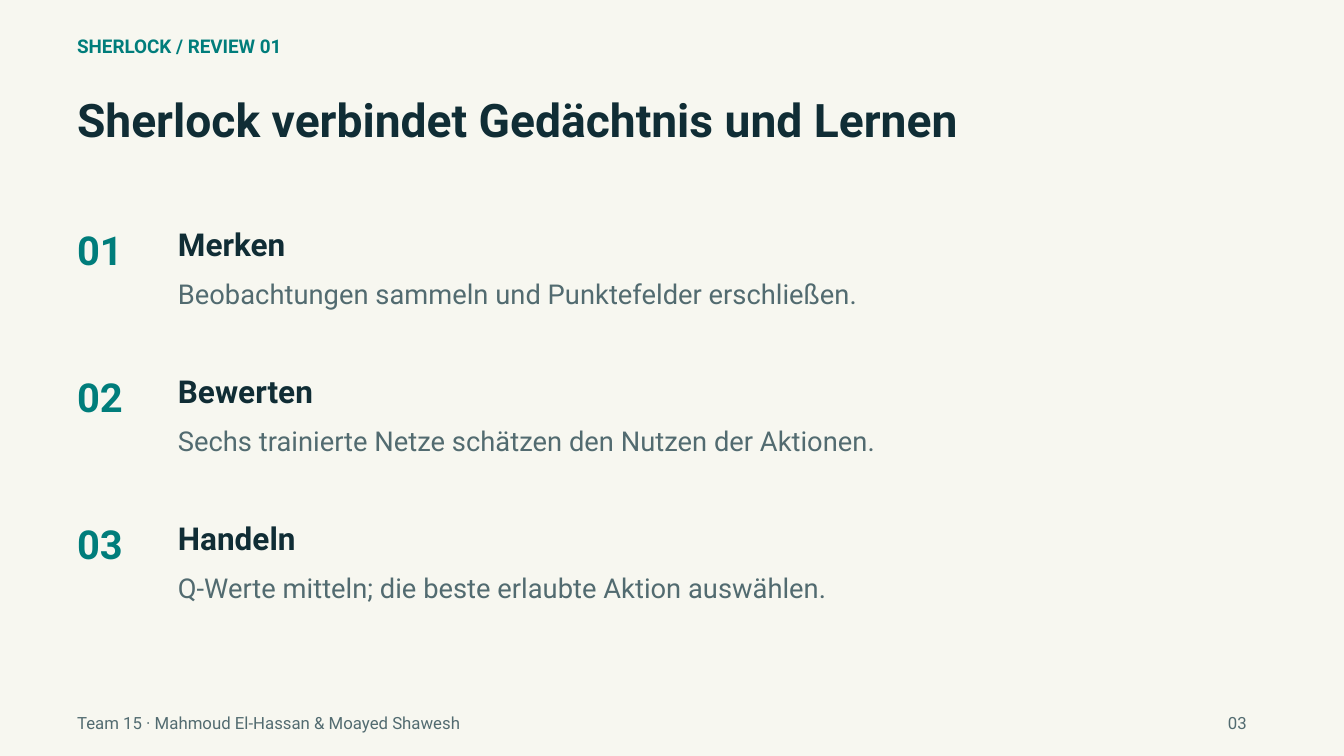
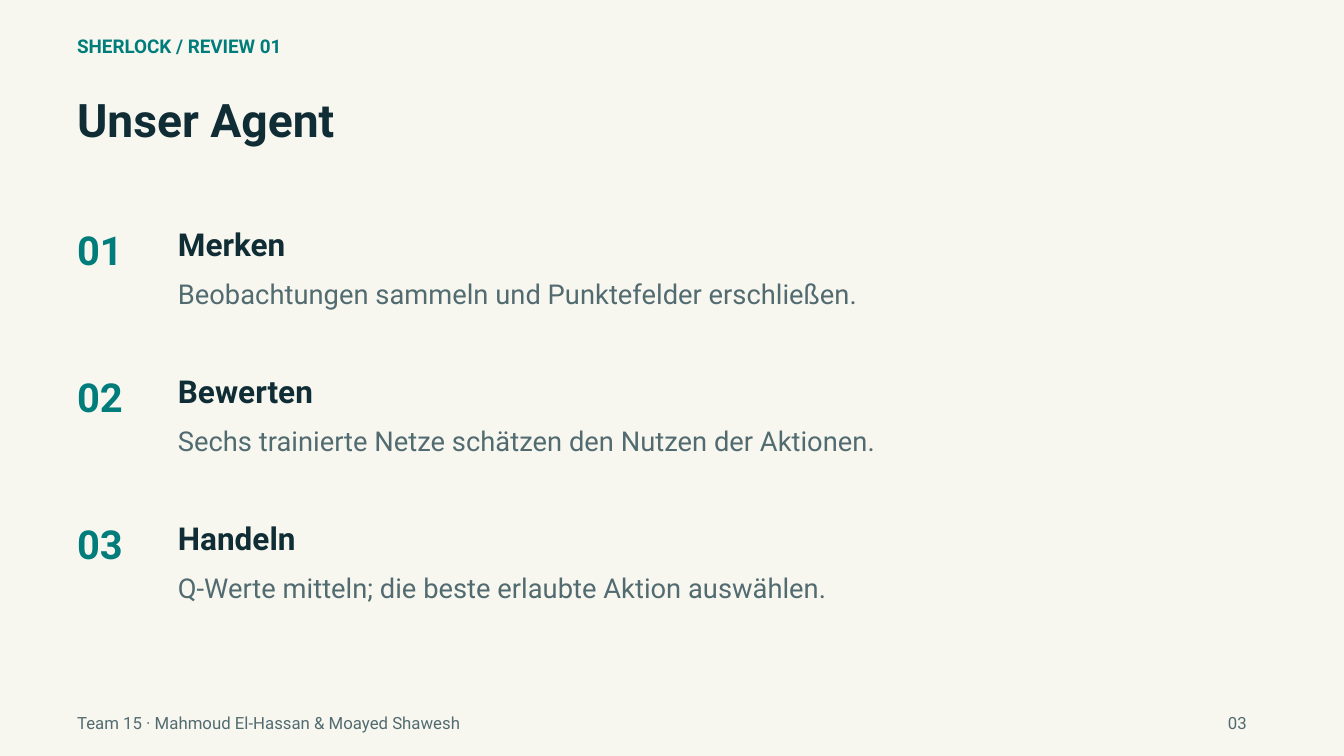
Before and after one commit to elhassanmahmoud/sherlock-luxAI-team15, a slide deck: slide 3 of docs/presentation/Sherlock_Review_16-10-2026.pptx. Drawn at 1344x756 pixels with LibreOffice and Linux fonts; fonts in the diff are those of the drawing. Boxes give left, top, right and bottom in pixels: in the first picture for what was removed or moved away, otherwise in the second. Text is boxed around its words. In the diff, an @@ line names an element or a change of style, - is before the commit and + after.

```diff
--- a/docs/presentation/Sherlock_Review_16-10-2026.pptx
+++ b/docs/presentation/Sherlock_Review_16-10-2026.pptx
@@ text at (77,104,334,147): text changed @@
-Sherlock verbindet Gedächtnis und Lernen
+Unser Agent
```
Also in this commit, not shown: 11 other slides changed, 6 other files.
